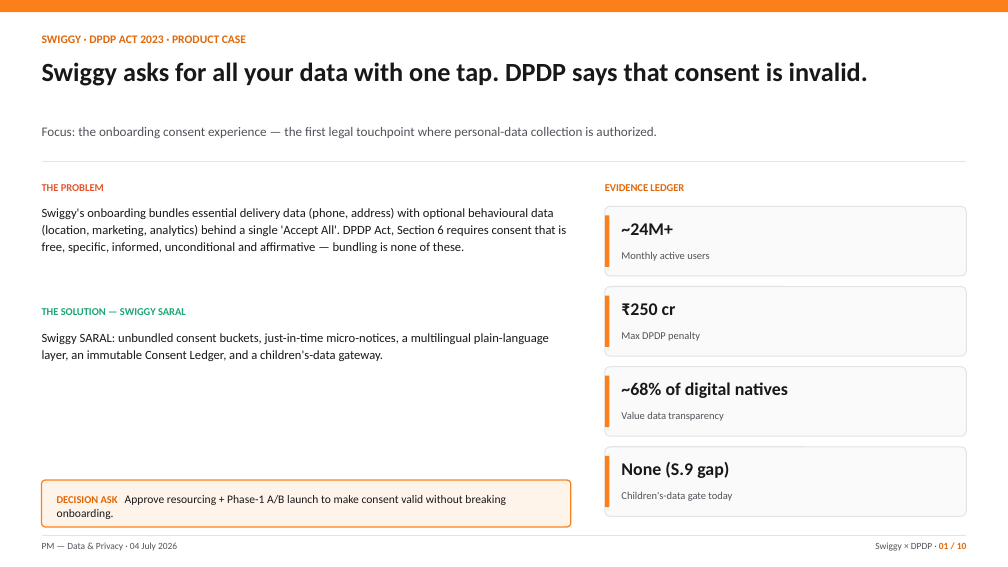
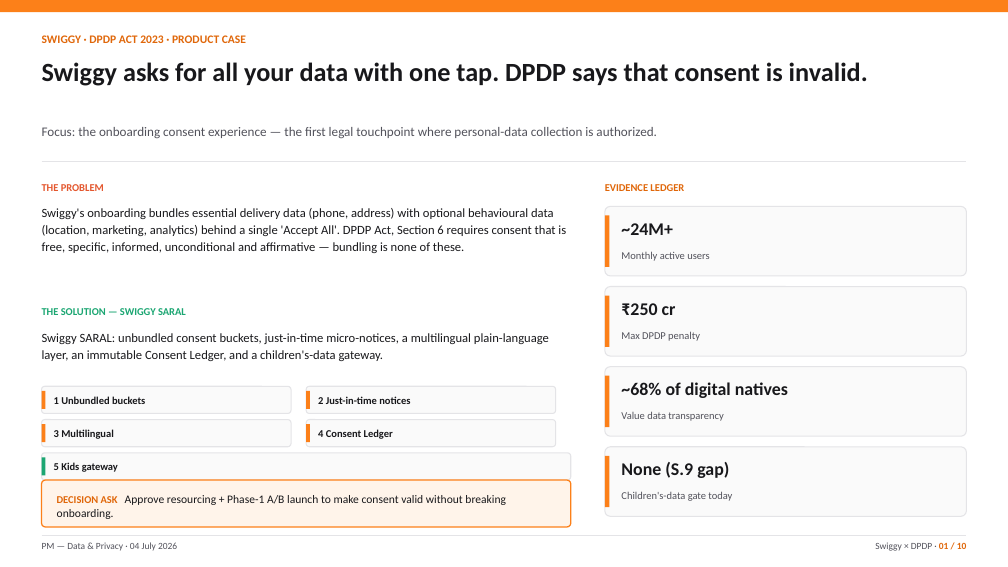
Before and after one commit to gptdivya595/Prototype-Swiggy-DPDP, a slide deck: slide 1 of Swiggy-DPDP-Final-PM-Case.pptx. Drawn at 1008x567 pixels with LibreOffice and Linux fonts; fonts in the diff are those of the drawing. Boxes give left, top, right and bottom in pixels: in the first picture for what was removed or moved away, otherwise in the second. Text is boxed around its words. In the diff, an @@ line names an element or a change of style, - is before the commit and + after.

```diff
--- a/Swiggy-DPDP-Final-PM-Case.pptx
+++ b/Swiggy-DPDP-Final-PM-Case.pptx
@@ rounded rectangle added at (x1=42, y1=386, x2=291, y2=414), fill #FAFAFA, outline #E4E4E7 1 pt @@
@@ rounded rectangle added at (x1=306, y1=386, x2=556, y2=414), fill #FAFAFA, outline #E4E4E7 1 pt @@
@@ rectangle added at (x1=42, y1=391, x2=45, y2=409), fill #FC8019 @@
@@ text added at (x1=54, y1=396, x2=145, y2=404), 10 pt, text #18181B, bold @@
+1 Unbundled buckets
@@ rectangle added at (x1=306, y1=391, x2=310, y2=409), fill #FC8019 @@
@@ text added at (x1=318, y1=396, x2=410, y2=404), 10 pt, text #18181B, bold @@
+2 Just-in-time notices
@@ rounded rectangle added at (x1=42, y1=420, x2=291, y2=447), fill #FAFAFA, outline #E4E4E7 1 pt @@
@@ rectangle added at (x1=42, y1=424, x2=45, y2=442), fill #FC8019 @@
@@ text added at (x1=54, y1=429, x2=114, y2=439), 10 pt, text #18181B, bold @@
+3 Multilingual
@@ rounded rectangle added at (x1=306, y1=420, x2=556, y2=447), fill #FAFAFA, outline #E4E4E7 1 pt @@
@@ rectangle added at (x1=306, y1=424, x2=310, y2=442), fill #FC8019 @@
@@ text added at (x1=318, y1=429, x2=393, y2=439), 10 pt, text #18181B, bold @@
+4 Consent Ledger
@@ rounded rectangle added at (x1=42, y1=453, x2=571, y2=480), fill #FAFAFA, outline #E4E4E7 1 pt @@
@@ rectangle added at (x1=42, y1=457, x2=45, y2=476), fill #1BA672 @@
@@ text added at (x1=54, y1=462, x2=118, y2=472), 10 pt, text #18181B, bold @@
+5 Kids gateway
```
Also in this commit, not shown: 1 other slide changed, 27 other files.
